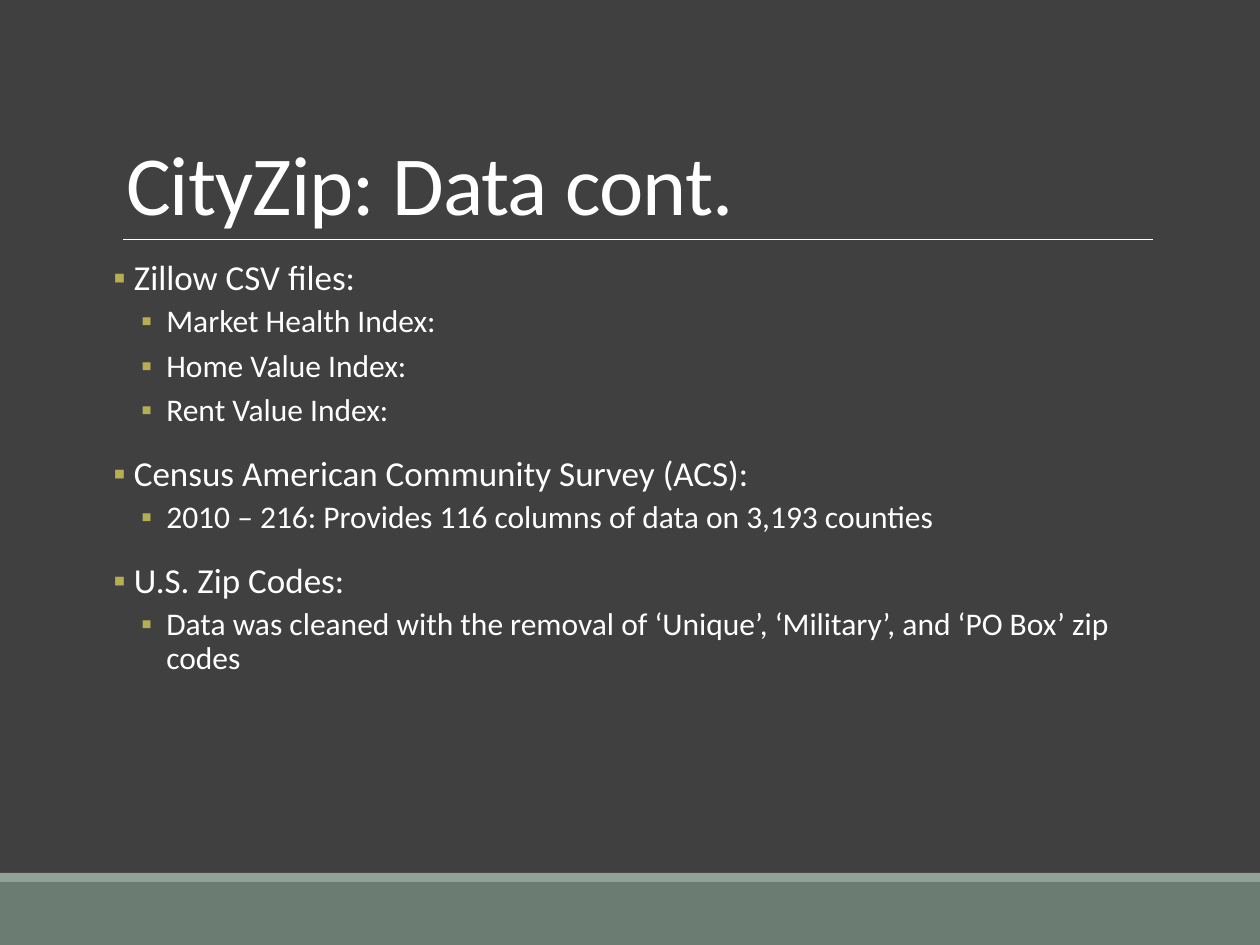
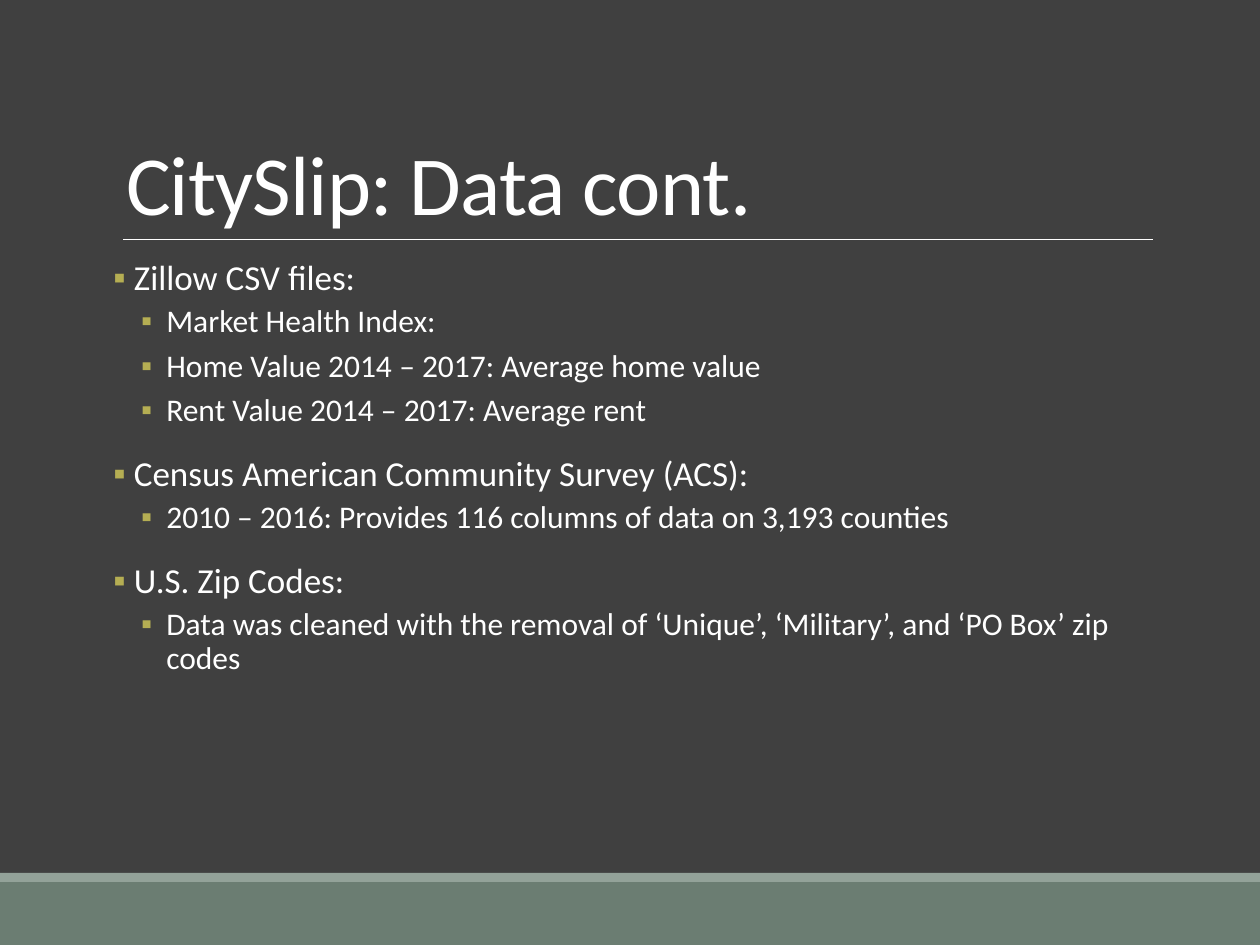
Before and after one commit to miriambrk/CityScore-ZipSlip-, a slide deck: slide 6 of CityZip_Presentation.pptx. Drawn at 1260x945 pixels with LibreOffice and Linux fonts; fonts in the diff are those of the drawing. Boxes give left, top, right and bottom in pixels: in the first picture for what was removed or moved away, otherwise in the second. Text is boxed around its words. In the diff, an @@ line names an element or a change of style, - is before the commit and + after.

```diff
--- a/CityZip_Presentation.pptx
+++ b/CityZip_Presentation.pptx
@@ title at box(126, 156, 751, 229): text changed @@
-CityZip: Data cont.
+CitySlip: Data cont.
@@ text at box(166, 355, 760, 427): text changed @@
-  ▪ Home Value Index:
-  ▪ Rent Value Index:
+  ▪ Home Value 2014 – 2017: Average home value
+  ▪ Rent Value 2014 – 2017: Average rent
@@ text at box(166, 506, 949, 532): text changed @@
-  ▪ 2010 – 216: Provides 116 columns of data on 3,193 counties
+  ▪ 2010 – 2016: Provides 116 columns of data on 3,193 counties
```
Also in this commit, not shown: 6 other slides changed, 1 slide added, 1 slide removed.
